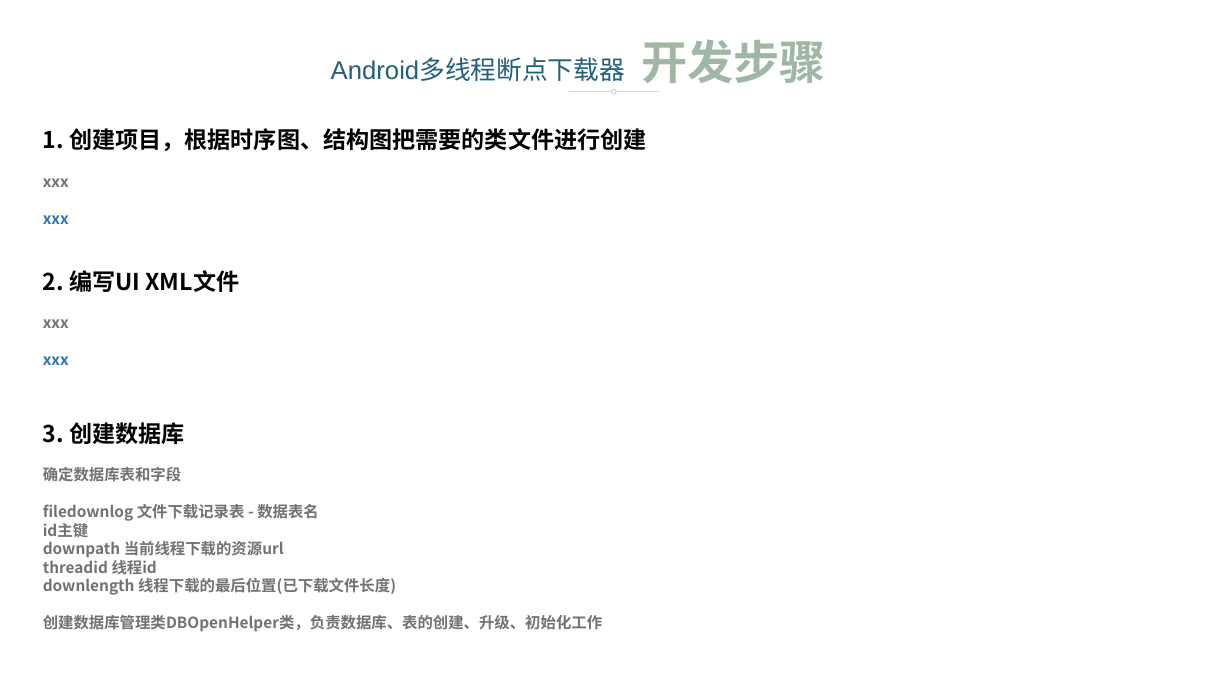
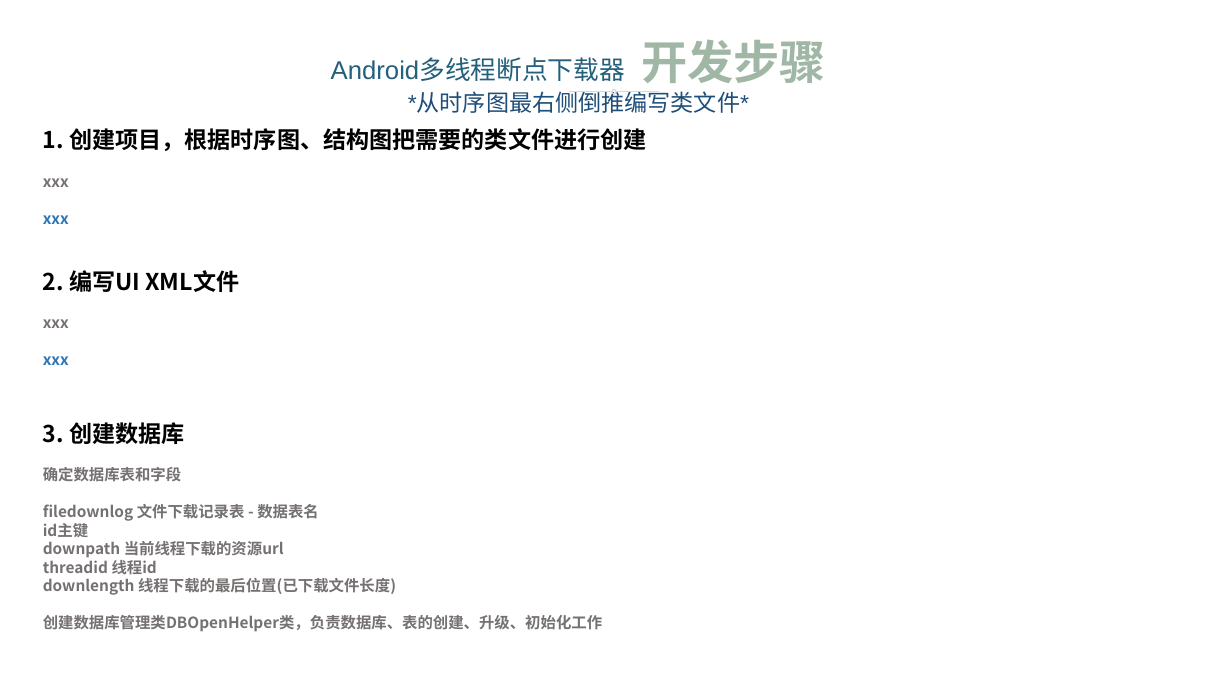
Before and after one commit to raymondcqk/AndroidMultipleThreadContinuableDownloader, a slide deck: slide 13 of doc/UML-Android多线程断点下载器.pptx. Drawn at 1232x693 pixels with LibreOffice and Linux fonts; fonts in the diff are those of the drawing. Boxes give left, top, right and bottom in pixels: in the first picture for what was removed or moved away, otherwise in the second. Text is boxed around its words. In the diff, an @@ line names an element or a change of style, - is before the commit and + after.

```diff
--- a/doc/UML-Android多线程断点下载器.pptx
+++ b/doc/UML-Android多线程断点下载器.pptx
@@ text at (408,93,749,113): paragraph added @@
+*从时序图最右侧倒推编写类文件*
```
Also in this commit, not shown: 9 other files.
